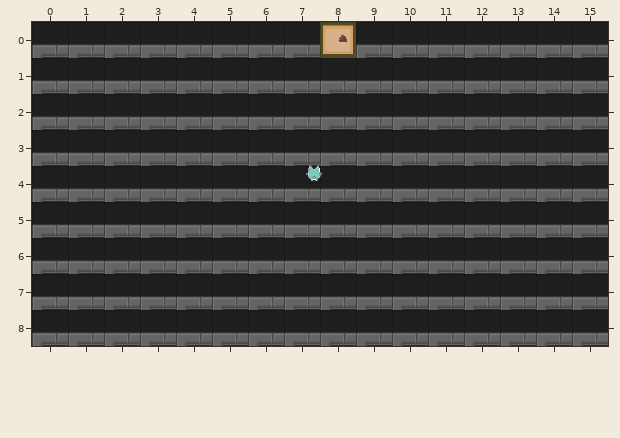
Level history. Tiled map (JSON): assets/tiled/d2_1.json. The picture above is the old version.
Cells are 64x64 px. Shown: x 0..15, y 0..8.
Now the later version:
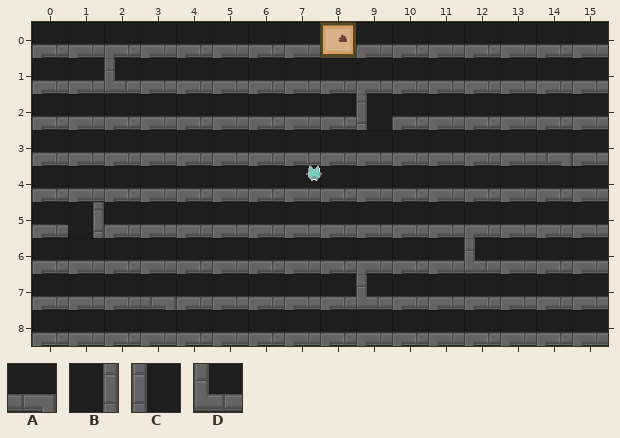
Key: from "room_tileset": A 76, B 78, C 79, D 81.
_ is an empty cell.
Change:
Layer "onn":
y 1: x 2 _ -> D
y 2: x 9 _ -> C
y 3: x 14 _ -> A
y 5: x 1 _ -> B
y 6: x 12 _ -> D
y 7: x 3 _ -> A; x 9 _ -> D
Where, in picture pixels (left, top, right, bottom), the same in both pictures:
added: (104, 58, 131, 94)
added: (356, 94, 392, 130)
added: (536, 153, 572, 166)
added: (68, 202, 104, 238)
added: (464, 238, 491, 274)
added: (140, 297, 176, 310)
added: (356, 274, 383, 310)
